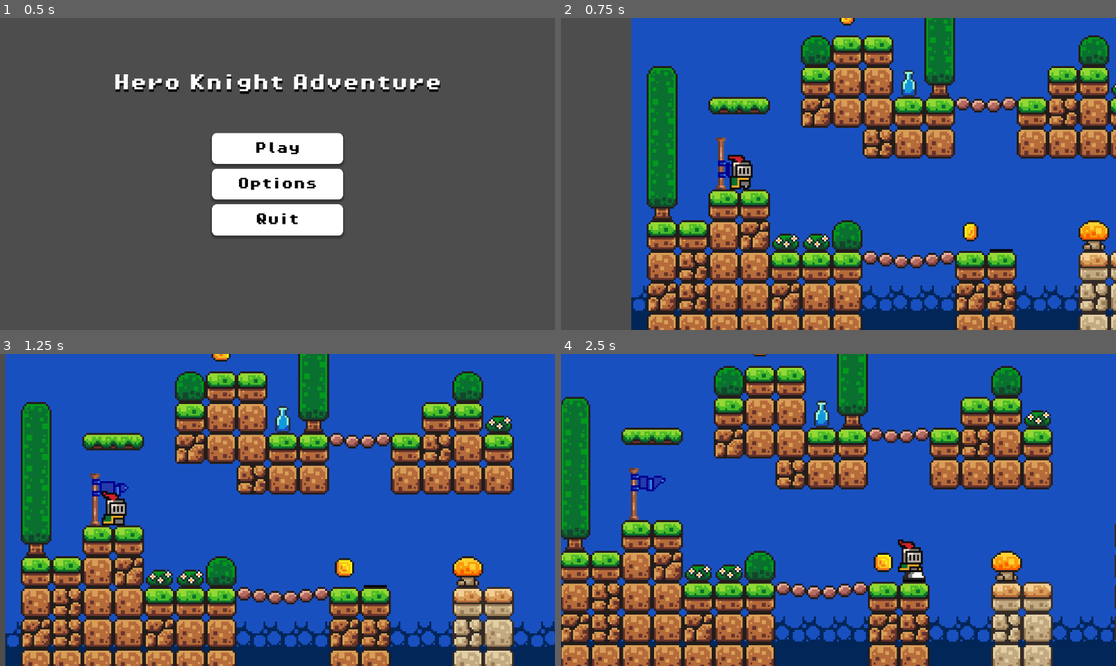
Above: before the commit, frames 1-4 (two rows, left to right).
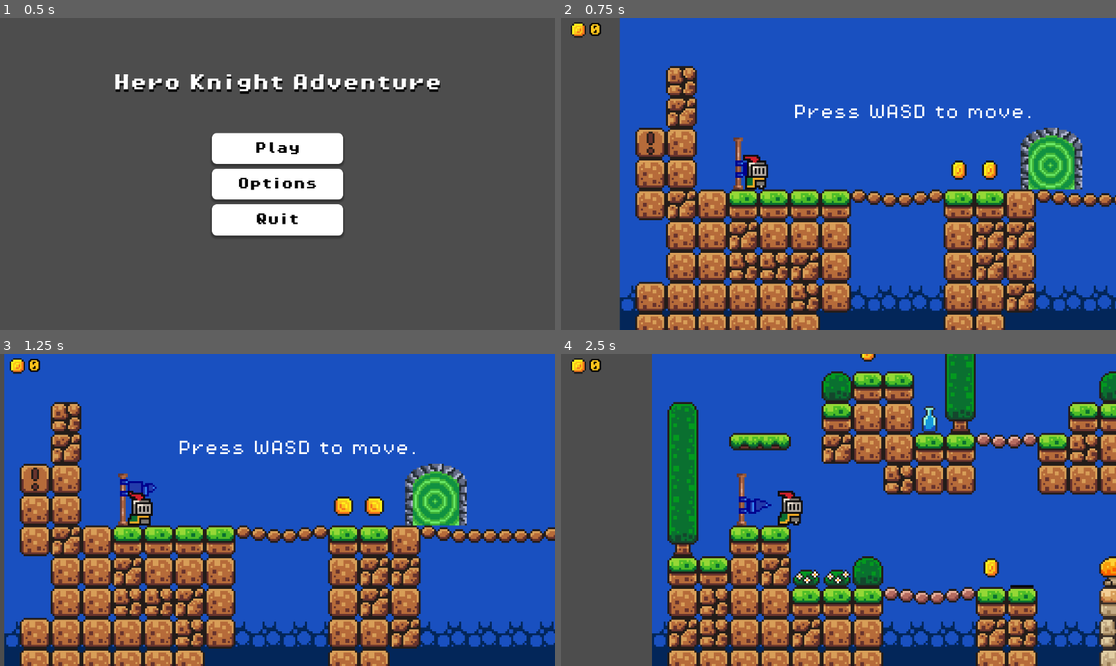
Above: after the commit, the same moments.

Repository: Dary30/hero-knight-adventure
Game: Godot game, scene res://scenes/ui/MainMenu.tscn
The game is run twice, just before and just after one commit, with the same random seed, the same clock (stepped at 60 frames per second) and the same inputs.
Inputs:
- Up to frame 1 (0.5 s): no input
- Up to frame 2 (0.75 s): click "Play" at 0.5 s
- Up to frame 3 (1.25 s): no input
- Up to frame 4 (2.5 s): tap Space (jump) at 1.25, 1.52, 2, 2.27 s; hold D (move_right) from 1.28 s (still down)

Frame 1 is identical in both runs. In frame 2, 49% of the frame differs, in the area x 1-100%, y 0-100%; in frame 3, 45%; in frame 4, 65%, in the area x 0-100%, y 0-100%.

Commit message:
Add coin counter to HUD
HUD coin counter added.
Issue: The coin counter is not working when switching levels.

Diff:
--- a/scenes/levels/Level0.tscn
+++ b/scenes/levels/Level0.tscn
@@ -1,7 +1,7 @@
 [gd_scene load_steps=14 format=4 uid="uid://cxr50oxeme7c"]
 
 [ext_resource type="Script" uid="uid://6svpc7mr1rmi" path="res://scripts/game_manager.gd" id="1_ue060"]
-[ext_resource type="Texture2D" uid="uid://v2c7swtvmc5k" path="res://assets/sprites/ui_coin.png" id="2_oswwn"]
+[ext_resource type="PackedScene" uid="uid://unsfsl1nuo3c" path="res://scenes/ui/HUD.tscn" id="2_ue060"]
 [ext_resource type="PackedScene" uid="uid://165lto56x54j" path="res://scenes/characters/Player.tscn" id="3_c2uwi"]
 [ext_resource type="PackedScene" uid="uid://divceca0xdplw" path="res://scenes/mechanics/Killzone.tscn" id="4_n5l3n"]
 [ext_resource type="Texture2D" uid="uid://dsqe6eu8lc7x0" path="res://assets/sprites/world_tileset.png" id="5_6se2n"]
@@ -180,24 +180,13 @@
 physics_layer_0/collision_mask = 3
 sources/0 = SubResource("TileSetAtlasSource_af4br")
 
-[node name="Tutorial" type="Node2D"]
+[node name="Level0" type="Node2D"]
 
 [node name="GameManager" type="Node" parent="."]
 unique_name_in_owner = true
 script = ExtResource("1_ue060")
 
-[node name="UIManager" type="CanvasLayer" parent="."]
-
-[node name="TextureRect" type="TextureRect" parent="UIManager"]
-anchors_preset = -1
-anchor_right = 0.0347222
-anchor_bottom = 0.0617284
-offset_left = 8.0
-offset_top = 8.0
-offset_right = 24.0
-offset_bottom = 24.0
-texture = ExtResource("2_oswwn")
-metadata/_edit_use_anchors_ = true
+[node name="HUD" parent="." instance=ExtResource("2_ue060")]
 
 [node name="Player" parent="." instance=ExtResource("3_c2uwi")]
 position = Vector2(64, 445)
@@ -309,5 +298,7 @@
 [node name="Coin2" parent="Coins" instance=ExtResource("9_nx170")]
 position = Vector2(187, 449)
 
-[node name="Node2D" parent="." instance=ExtResource("10_h27y2")]
-position = Vector2(272, 432)
+[node name="Node2D" parent="." instance=ExtResource("11_oswwn")]
+position = Vector2(208, 432)
+
+[connection signal="coins_updated" from="GameManager" to="HUD" method="_update_coin_display"]
--- a/scenes/levels/Level1.tscn
+++ b/scenes/levels/Level1.tscn
@@ -1,7 +1,8 @@
-[gd_scene load_steps=18 format=4 uid="uid://cjk52g800ny18"]
+[gd_scene load_steps=19 format=4 uid="uid://cjk52g800ny18"]
 
 [ext_resource type="Script" uid="uid://6svpc7mr1rmi" path="res://scripts/game_manager.gd" id="1_lha2r"]
 [ext_resource type="Texture2D" uid="uid://dsqe6eu8lc7x0" path="res://assets/sprites/world_tileset.png" id="2_6owa4"]
+[ext_resource type="PackedScene" uid="uid://unsfsl1nuo3c" path="res://scenes/ui/HUD.tscn" id="2_n5pya"]
 [ext_resource type="PackedScene" uid="uid://ok04vuhkcj8q" path="res://scenes/platforms/GrassPlatform.tscn" id="3_n5pya"]
 [ext_resource type="PackedScene" uid="uid://cnihaawxxaaou" path="res://scenes/platforms/YellowGrassPlatform.tscn" id="4_kypp1"]
 [ext_resource type="PackedScene" uid="uid://c8l0nchdctlbn" path="res://scenes/collectibles/Coin.tscn" id="5_ukjja"]
@@ -224,6 +225,8 @@
 unique_name_in_owner = true
 script = ExtResource("1_lha2r")
 
+[node name="HUD" parent="." instance=ExtResource("2_n5pya")]
+
 [node name="Player" parent="." instance=ExtResource("9_xbvxr")]
 position = Vector2(50, 445)
 
--- /dev/null
+++ b/scenes/ui/HUD.tscn
@@ -0,0 +1,30 @@
+[gd_scene load_steps=4 format=3 uid="uid://unsfsl1nuo3c"]
+
+[ext_resource type="Script" uid="uid://v1b1ultkghdk" path="res://scripts/UI/hud.gd" id="1_6ll6g"]
+[ext_resource type="Texture2D" uid="uid://v2c7swtvmc5k" path="res://assets/sprites/ui_coin.png" id="1_atyv1"]
+[ext_resource type="FontFile" uid="uid://bdpp3kapmnxd4" path="res://assets/fonts/PixelOperator8-Bold.ttf" id="2_6ll6g"]
+
+[node name="HUD" type="CanvasLayer"]
+script = ExtResource("1_6ll6g")
+
+[node name="HBoxContainer" type="HBoxContainer" parent="."]
+offset_right = 95.0
+offset_bottom = 50.0
+theme_override_constants/separation = -2
+alignment = 1
+
+[node name="CoinIcon" type="TextureRect" parent="HBoxContainer"]
+custom_minimum_size = Vector2(50, 50)
+layout_mode = 2
+texture = ExtResource("1_atyv1")
+expand_mode = 1
+metadata/_edit_use_anchors_ = true
+
+[node name="CoinCounter" type="Label" parent="HBoxContainer"]
+layout_mode = 2
+theme_override_colors/font_color = Color(0.984314, 0.768627, 0.105882, 1)
+theme_override_colors/font_outline_color = Color(0, 0, 0, 1)
+theme_override_constants/outline_size = 12
+theme_override_fonts/font = ExtResource("2_6ll6g")
+theme_override_font_sizes/font_size = 24
+text = "0"
--- /dev/null
+++ b/scripts/UI/hud.gd
@@ -0,0 +1,13 @@
+extends CanvasLayer
+
+@onready var coin_counter: Label = $HBoxContainer/CoinCounter
+
+
+func _ready() -> void:
+	GameManager.coins_updated.connect(_update_coin_display)
+	print("ready")
+
+
+func _update_coin_display(amount: int) -> void:
+	coin_counter.text = str(amount)
+	print("update_coin_display")
--- a/scripts/coin.gd
+++ b/scripts/coin.gd
@@ -5,5 +5,5 @@
 
 
 func _on_body_entered(_body: Node2D) -> void:
-	game_manager.add_point()
+	game_manager.add_coin(1)
 	animation_player.play("pickup")
--- a/scripts/game_manager.gd
+++ b/scripts/game_manager.gd
@@ -1,8 +1,10 @@
 extends Node
 
-var score: int = 0
+signal coins_updated(amount: int)
+
+var player: Player
+var coins: int = 0
 var current_checkpoint: Checkpoint
-var player: Player
 
 
 func respawn_player():
@@ -11,6 +13,7 @@
 		player.enable_controls()
 
 
-func add_point():
-	score += 1
-	print(score)
+func add_coin(coins_gained: int):
+	coins += coins_gained
+	emit_signal("coins_updated", coins)
+	print(coins)
--- a/scripts/main_menu.gd
+++ b/scripts/main_menu.gd
@@ -2,7 +2,7 @@
 
 
 func _on_play_pressed() -> void:
-	get_tree().change_scene_to_file("res://scenes/levels/Level1.tscn")
+	get_tree().change_scene_to_file("res://scenes/levels/Level0.tscn")
 
 
 func _on_options_pressed() -> void:
Not shown: 1 places in scenes/levels/Level0.tscn that only renumber resources
Not shown, added: scripts/UI/hud.gd.uid
